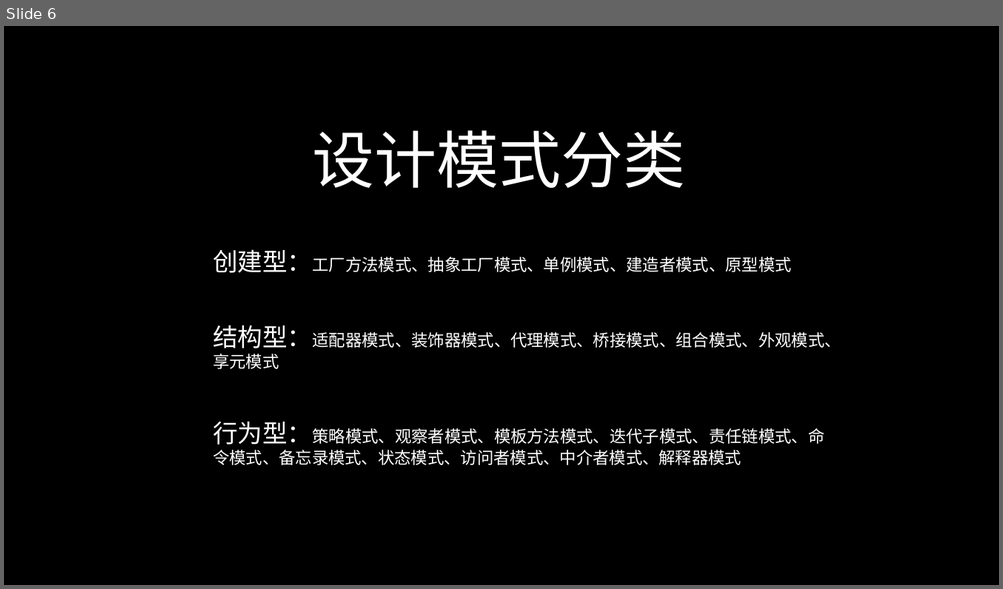
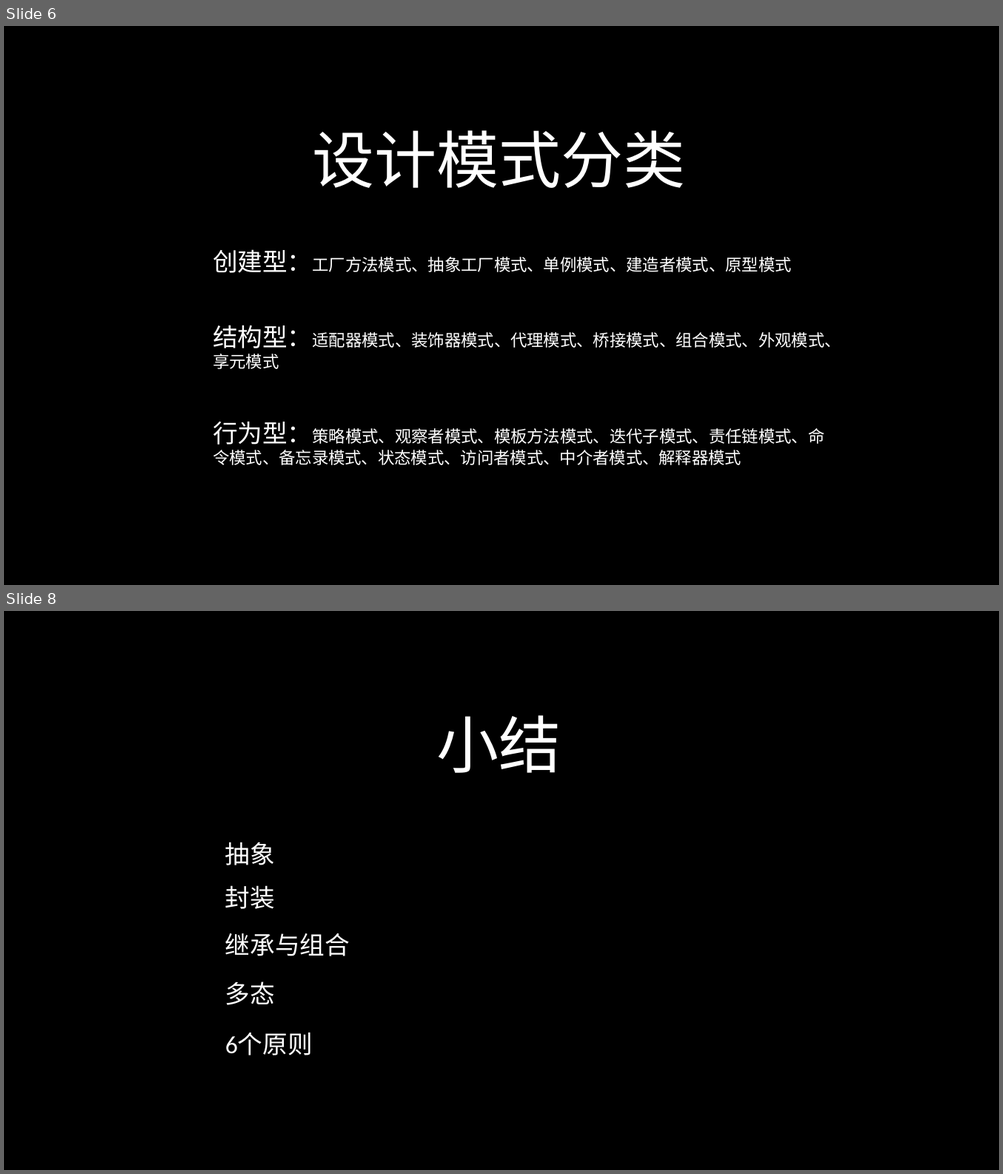
Before and after one commit to 643364103/design, a slide deck: designpattern/ppt/设计模式（一）.pptx. Shown one above the other, each under a label of ours: slide 6 before the commit, slides 6 and 8 after it; the slides between them are not shown. The pictures are 1003x589 and 1003x1174 pixels, drawn with LibreOffice and Linux fonts; fonts in the diff are those of the drawing. Boxes give left, top, right and bottom in pixels: in the first picture for what was removed or moved away, otherwise in the second. Text is boxed around its words. In the diff, an @@ line names an element or a change of style, - is before the commit and + after.

```diff
--- a/designpattern/ppt/设计模式（一）.pptx
+++ b/designpattern/ppt/设计模式（一）.pptx
@@ slide 8 added at <box>4,611,999,1170</box>, background #000000 @@
@@ text added at <box>437,715,561,773</box>, 60 pt, text #FFFFFF @@
+小结
@@ text added at <box>225,842,275,866</box>, 24 pt, text #FFFFFF @@
+抽象
@@ text added at <box>225,886,275,909</box>, 24 pt, text #FFFFFF @@
+封装
@@ text added at <box>225,934,350,957</box>, 24 pt, text #FFFFFF @@
+继承与组合
@@ text added at <box>225,982,275,1005</box>, 24 pt, text #FFFFFF @@
+多态
@@ text added at <box>225,1033,313,1056</box>, 24 pt, text #FFFFFF @@
+6个原则
```
Also in this commit, not shown: 1 slide changed, 1 slide removed.
